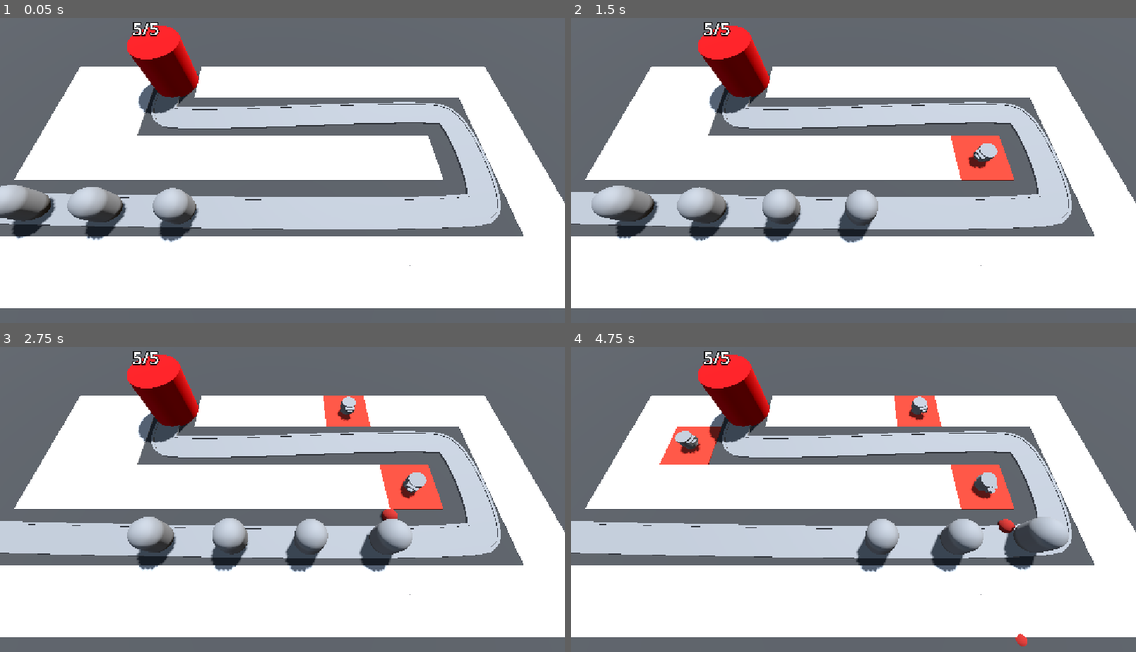
Above: before the commit, frames 1-4 (two rows, left to right).
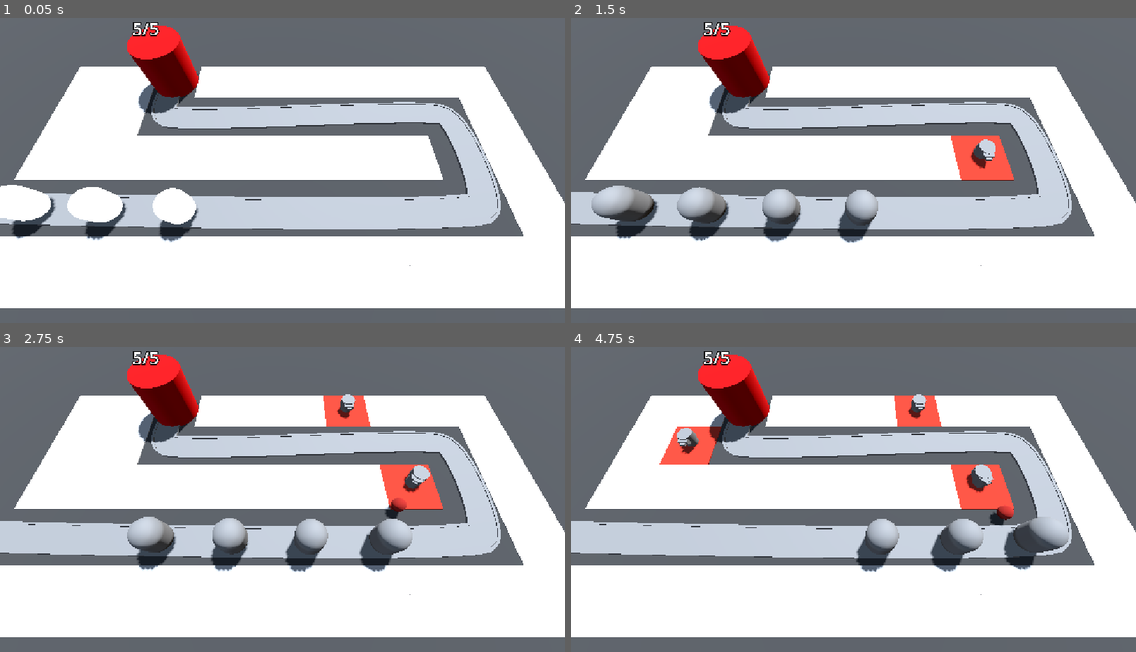
Above: after the commit, the same moments.

Repository: sylvainlap/gamedev.tv-barbarian-blaster
Game: Godot game, scene res://base_level.tscn
The game is run twice, just before and just after one commit, with the same random seed, the same clock (stepped at 60 frames per second) and the same inputs.
Inputs (mouse positions are in pixels of both pictures, inside the frame that each line leads up to):
- Up to frame 1 (0.05 s): no input
- Up to frame 2 (1.5 s): move the mouse to (977, 149) at 0.52 s; click (977, 149) at 0.6 s; move the mouse to (740, 179) at 1.27 s; click (740, 179) at 1.35 s
- Up to frame 3 (2.75 s): move the mouse to (339, 423) at 2.02 s; click (339, 423) at 2.1 s
- Up to frame 4 (4.75 s): move the mouse to (825, 557) at 2.77 s; click (825, 557) at 2.85 s; move the mouse to (1023, 542) at 3.52 s; click (1023, 542) at 3.6 s; move the mouse to (684, 447) at 4.27 s; click (684, 447) at 4.35 s

The runs differ from the first frame. In frame 1, 2.5% of the frame differs, in the area x 0-35%, y 54-68%; in frame 2, 0.2%; in frame 3, 0.5%; in frame 4, 0.9%.

Commit message:
feat(game): course 3.21 done

Diff:
--- a/base_level.tscn
+++ b/base_level.tscn
@@ -103,11 +103,11 @@
 path_joined = false
 
 [node name="Enemy" parent="Path3D" unique_id=163458957 instance=ExtResource("2_5vx1e")]
-transform = Transform3D(-0.028558772, 0, -0.99955624, 0, 0.9999962, 0, 0.99955684, 0, -0.028558755, -22, 0, 6)
+transform = Transform3D(-0.028558768, 0, -0.9995561, 0, 0.9999962, 0, 0.9995567, 0, -0.028558752, -22, 0, 6)
 speed = 5.0
 
 [node name="Enemy2" parent="Path3D" unique_id=1410204475 instance=ExtResource("2_5vx1e")]
-transform = Transform3D(-0.024007069, 0, -0.9996758, 0, 0.9999962, 0, 0.9996764, 0, -0.024007056, -17.001804, 0, 6.1290264)
+transform = Transform3D(-0.024007067, 0, -0.9996757, 0, 0.9999962, 0, 0.9996763, 0, -0.024007052, -17.001804, 0, 6.1290264)
 progress = 5.0
 speed = 5.0
 
@@ -124,7 +124,7 @@
 [node name="Base" parent="." unique_id=1809853878 instance=ExtResource("3_eesb3")]
 transform = Transform3D(1, 0, 0, 0, 1, 0, 0, 0, 1, -10, 0, -6)
 
-[node name="TurretManager" type="Node" parent="." unique_id=1773048067 node_paths=PackedStringArray("ennemy_path")]
+[node name="TurretManager" type="Node" parent="." unique_id=1773048067 node_paths=PackedStringArray("enemy_path")]
 script = ExtResource("6_u2wky")
 turret_scene = ExtResource("2_ftfrf")
-ennemy_path = NodePath("../Path3D")
+enemy_path = NodePath("../Path3D")
--- a/enemy/ennemy.gd
+++ b/enemy/ennemy.gd
@@ -5,6 +5,7 @@
 
 var current_health: int:
 	set(h):
+		animation_player.play("take_damage")
 		current_health = h
 		if current_health < 1:
 			queue_free()
@@ -12,6 +13,7 @@
 		return current_health
 
 @onready var base = get_tree().get_first_node_in_group("Base")
+@onready var animation_player: AnimationPlayer = $AnimationPlayer
 
 
 func _ready() -> void:
--- a/enemy/ennemy.tscn
+++ b/enemy/ennemy.tscn
@@ -6,9 +6,50 @@
 radius = 1.0
 height = 3.0
 
+[sub_resource type="StandardMaterial3D" id="StandardMaterial3D_jfg3o"]
+no_depth_test = true
+shading_mode = 0
+
 [sub_resource type="CapsuleShape3D" id="CapsuleShape3D_jfg3o"]
 radius = 1.0
 height = 3.0
+
+[sub_resource type="Animation" id="Animation_gffdm"]
+length = 0.001
+tracks/0/type = "value"
+tracks/0/imported = false
+tracks/0/enabled = true
+tracks/0/path = NodePath("DamageHighlight:visible")
+tracks/0/interp = 1
+tracks/0/loop_wrap = true
+tracks/0/keys = {
+"times": PackedFloat32Array(0),
+"transitions": PackedFloat32Array(1),
+"update": 1,
+"values": [false]
+}
+
+[sub_resource type="Animation" id="Animation_jgxyh"]
+resource_name = "take_damage"
+length = 0.1
+tracks/0/type = "value"
+tracks/0/imported = false
+tracks/0/enabled = true
+tracks/0/path = NodePath("DamageHighlight:visible")
+tracks/0/interp = 1
+tracks/0/loop_wrap = true
+tracks/0/keys = {
+"times": PackedFloat32Array(0, 0.1),
+"transitions": PackedFloat32Array(1, 1),
+"update": 1,
+"values": [true, false]
+}
+
+[sub_resource type="AnimationLibrary" id="AnimationLibrary_41ay8"]
+_data = {
+&"RESET": SubResource("Animation_gffdm"),
+&"take_damage": SubResource("Animation_jgxyh")
+}
 
 [node name="Enemy" type="PathFollow3D" unique_id=163458957]
 transform = Transform3D(-0.027016697, 0, -0.99962044, 0, 1, 0, 0.99962044, 0, -0.027016697, 0, 0, 0)
@@ -19,8 +60,17 @@
 transform = Transform3D(1, 0, 0, 0, 1, 0, 0, 0, 1, 0, 1.5, 0)
 mesh = SubResource("CapsuleMesh_jfg3o")
 
+[node name="DamageHighlight" type="MeshInstance3D" parent="." unique_id=183196487]
+transform = Transform3D(1, 0, 0, 0, 1, 0, 0, 0, 1, 0, 1.5, 0)
+visible = false
+material_override = SubResource("StandardMaterial3D_jfg3o")
+mesh = SubResource("CapsuleMesh_jfg3o")
+
 [node name="Area3D" type="Area3D" parent="." unique_id=108081253 groups=["Enemy"]]
 
 [node name="CollisionShape3D" type="CollisionShape3D" parent="Area3D" unique_id=747266078]
 transform = Transform3D(1, 0, 0, 0, 1, 0, 0, 0, 1, 0, 1.5, 0)
 shape = SubResource("CapsuleShape3D_jfg3o")
+
+[node name="AnimationPlayer" type="AnimationPlayer" parent="." unique_id=243577848]
+libraries/ = SubResource("AnimationLibrary_41ay8")
--- a/turret/turret.gd
+++ b/turret/turret.gd
@@ -1,24 +1,44 @@
 extends Node3D
 
 @export var projectile_scene: PackedScene
+@export var turret_range: float = 10.0
 
-var ennemy_path: Path3D
+var enemy_path: Path3D
+var target: PathFollow3D
 
 @onready var turret_top: MeshInstance3D = $TurretBase/TurretTop
+@onready var timer: Timer = $Timer
+@onready var animation_player: AnimationPlayer = $AnimationPlayer
 
 
 func _physics_process(_delta: float) -> void:
-	var ennemies = ennemy_path.get_children()
-	var ennemy = ennemies.back()
-	turret_top.look_at(ennemy.global_position, Vector3.UP, true)
+	target = _find_best_target()
+	if target != null:
+		look_at(target.global_position, Vector3.UP, true)
 
 
-func _shot() -> void:
+func _shoot() -> void:
+	animation_player.play("shoot")
 	var projectile = projectile_scene.instantiate()
 	add_child(projectile)
 	projectile.global_position = turret_top.global_position
 	projectile.direction = turret_top.global_basis.z
 
 
+func _find_best_target() -> PathFollow3D:
+	var best_target = null
+	var best_progress = 0
+
+	for enemy in enemy_path.get_children():
+		if enemy is PathFollow3D:
+			var distance_from_target = global_position.distance_to(enemy.global_position)
+			if distance_from_target < turret_range and enemy.progress > best_progress:
+				best_progress = enemy.progress
+				best_target = enemy
+
+	return best_target
+
+
 func _on_timer_timeout() -> void:
-	_shot()
+	if target:
+		_shoot()
--- a/turret/turret.tscn
+++ b/turret/turret.tscn
@@ -17,12 +17,49 @@
 [sub_resource type="BoxMesh" id="BoxMesh_xgomg"]
 size = Vector3(0.4, 0.2, 0.4)
 
+[sub_resource type="Animation" id="Animation_2876l"]
+length = 0.001
+tracks/0/type = "value"
+tracks/0/imported = false
+tracks/0/enabled = true
+tracks/0/path = NodePath("TurretBase/TurretTop:position")
+tracks/0/interp = 1
+tracks/0/loop_wrap = true
+tracks/0/keys = {
+"times": PackedFloat32Array(0),
+"transitions": PackedFloat32Array(1),
+"update": 0,
+"values": [Vector3(0, 0.3, 0)]
+}
+
+[sub_resource type="Animation" id="Animation_1p48p"]
+resource_name = "shoot"
+length = 0.3
+tracks/0/type = "value"
+tracks/0/imported = false
+tracks/0/enabled = true
+tracks/0/path = NodePath("TurretBase/TurretTop:position")
+tracks/0/interp = 1
+tracks/0/loop_wrap = true
+tracks/0/keys = {
+"times": PackedFloat32Array(0, 0.3),
+"transitions": PackedFloat32Array(1, 1),
+"update": 0,
+"values": [Vector3(0, 0.3, -0.6), Vector3(0, 0.3, 0)]
+}
+
+[sub_resource type="AnimationLibrary" id="AnimationLibrary_uqrhp"]
+_data = {
+&"RESET": SubResource("Animation_2876l"),
+&"shoot": SubResource("Animation_1p48p")
+}
+
 [node name="Turret" type="Node3D" unique_id=936101830]
 script = ExtResource("1_vfthy")
 projectile_scene = ExtResource("2_2876l")
 
 [node name="TurretBase" type="MeshInstance3D" parent="." unique_id=1710790460]
-transform = Transform3D(1, 0, 0, 0, 1, 0, 0, 0, 1, 0, 0.5, 0)
+transform = Transform3D(1, 0, 0, 0, 1, 0, 0, 0, 1, 0, 0.5, -0.3)
 mesh = SubResource("CylinderMesh_jfg3o")
 
 [node name="TurretTop" type="MeshInstance3D" parent="TurretBase" unique_id=325489548]
@@ -40,4 +77,7 @@
 [node name="Timer" type="Timer" parent="." unique_id=767432092]
 autostart = true
 
+[node name="AnimationPlayer" type="AnimationPlayer" parent="." unique_id=73800116]
+libraries/ = SubResource("AnimationLibrary_uqrhp")
+
 [connection signal="timeout" from="Timer" to="." method="_on_timer_timeout"]
--- a/turret_manager.gd
+++ b/turret_manager.gd
@@ -1,11 +1,11 @@
 extends Node
 
 @export var turret_scene: PackedScene
-@export var ennemy_path: Path3D
+@export var enemy_path: Path3D
 
 
 func build_turret(position: Vector3) -> void:
 	var turret = turret_scene.instantiate()
 	add_child(turret)
 	turret.global_position = position
-	turret.ennemy_path = ennemy_path
+	turret.enemy_path = enemy_path
